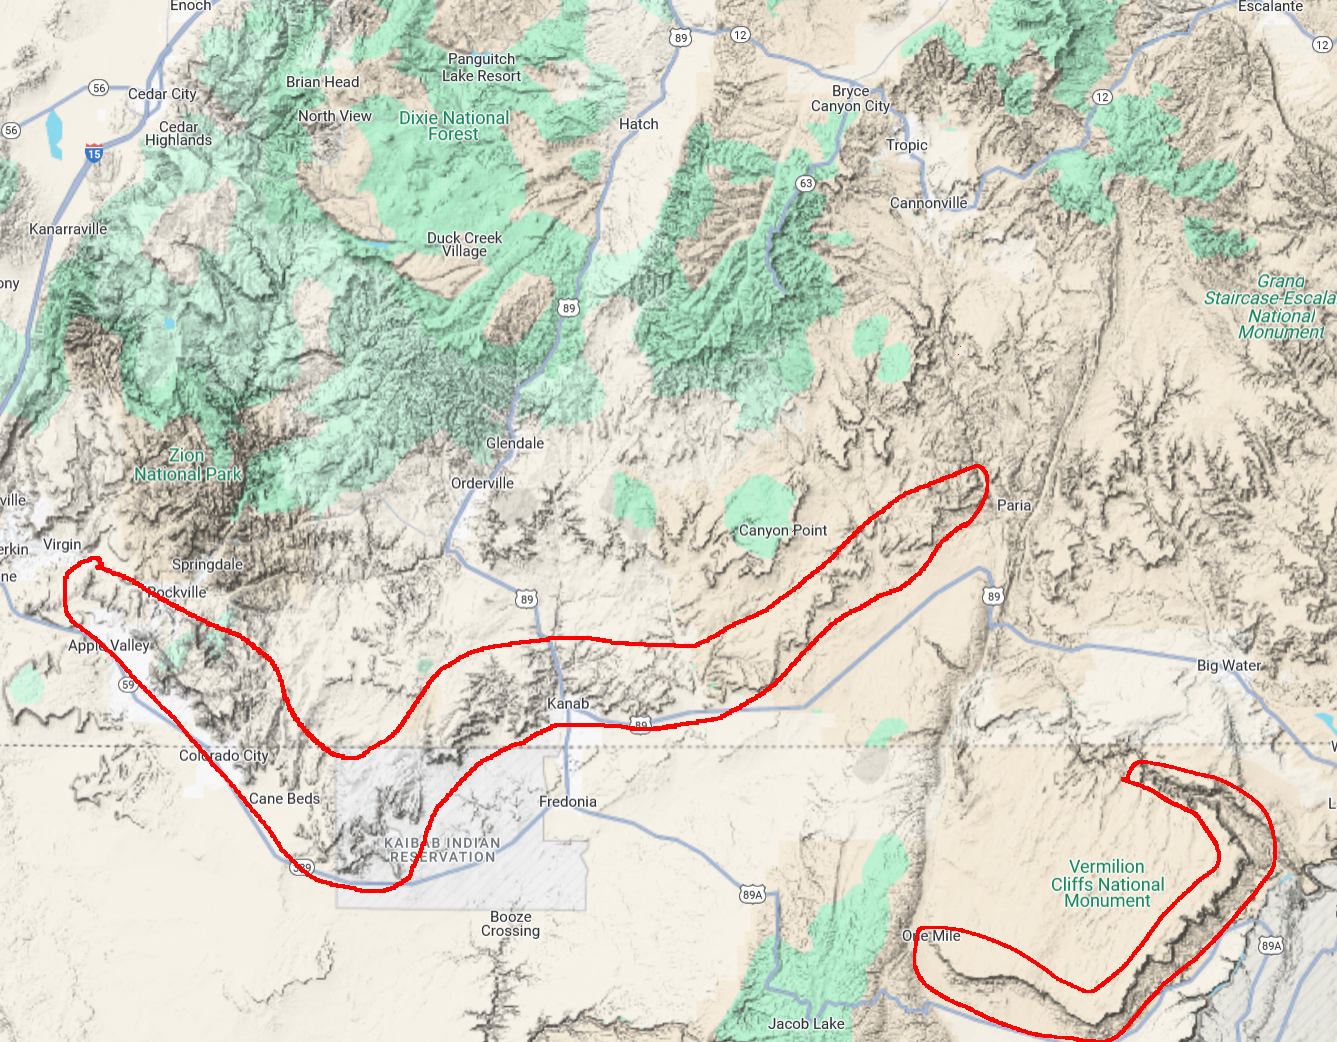
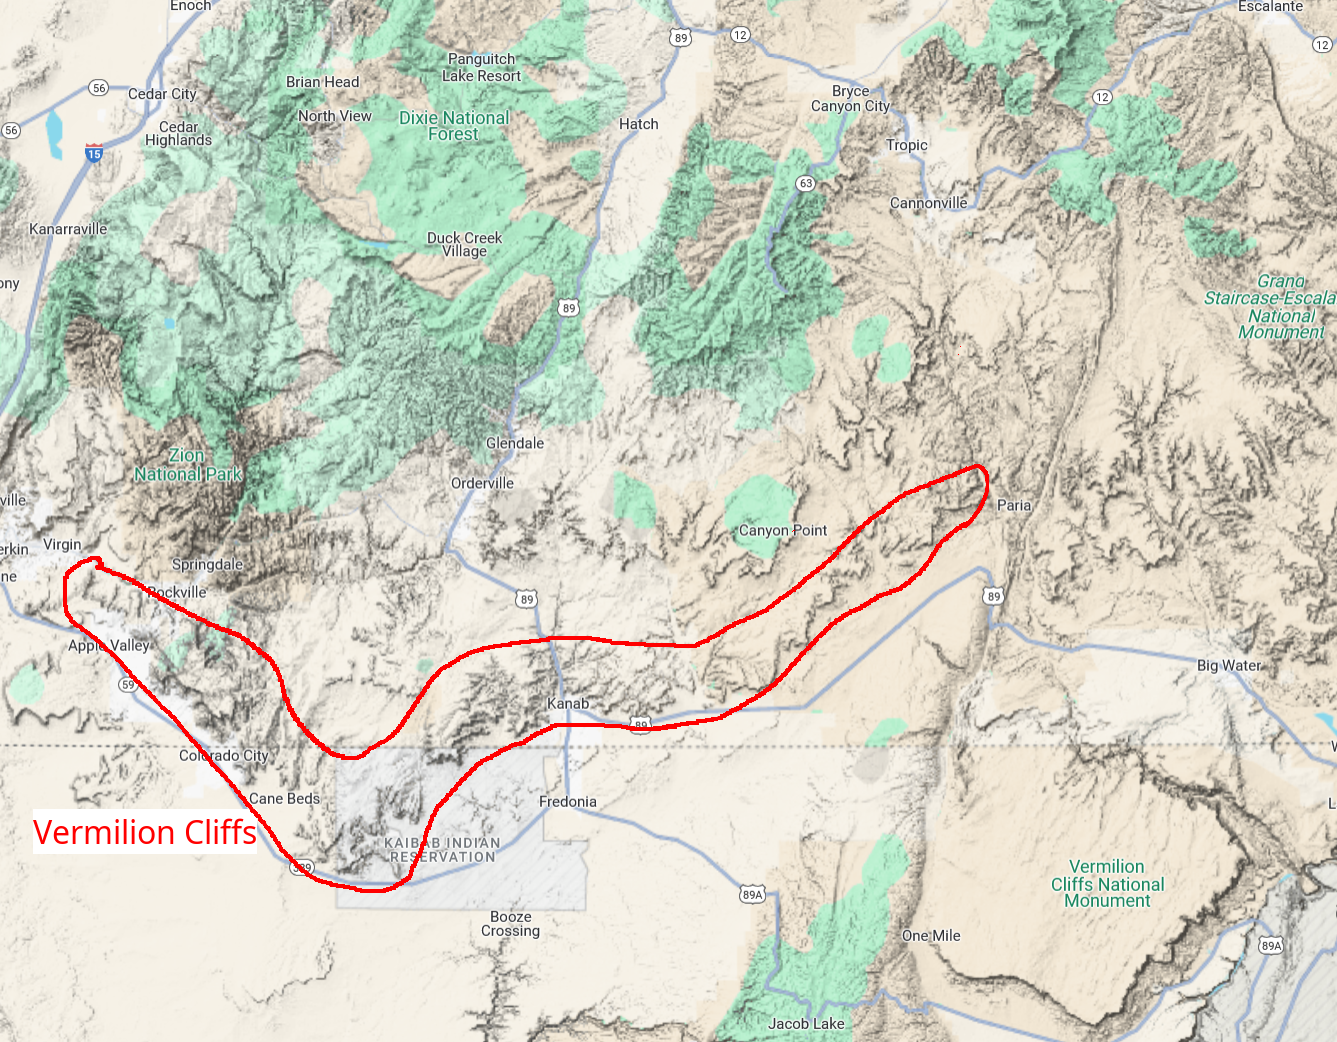
The second (1337, 1042) image is a revision of the first. Changes to its layers:
showed "Vermilion Cliffs" over [33, 818, 256, 844]
added layer "annotations vermilion orig onlyopy" above "annotations vermilion only" over [63, 809, 257, 854]
hid "annotations vermilion only" over [63, 760, 1277, 1042]
added layer "text backgrounds vermilion only" above "text backgrounds" over [33, 809, 257, 854]
showed "zoomed in map" over [33, 809, 1052, 1038]